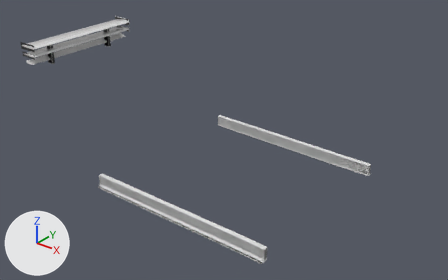
The glTF model veiculos/sketchfab/pecas/barao/barao_pecas.glb: old version first, new version second.
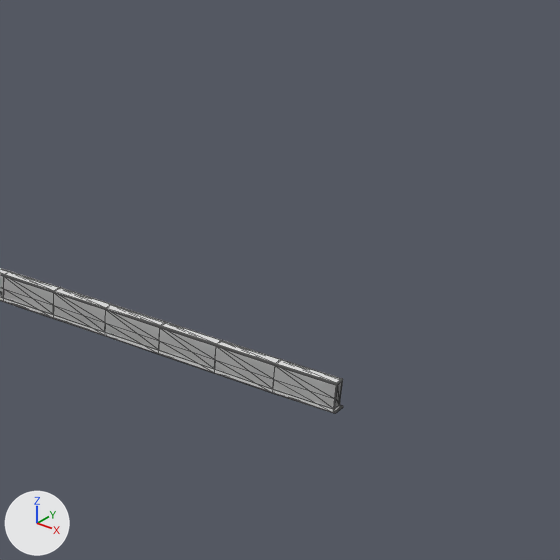
There are two pictures of each version: one whole from a 50 mm lens placed at (3.076, -4.044, 3.016), pointed at (-0.162, 0.004, 0.506), one close up on the part from 56% to 100% of the width and 11% to 81% of the height. Arrows for +X, +Y and +Z are at lower left; the lights stay in place. The older version's two pictures come first. The close-ups show mesh edges as thin lines.

The first close-up shows 'saia__esportiva', 'saia__lisa'.
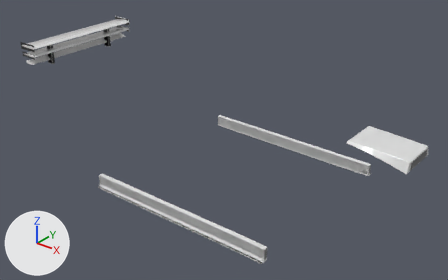
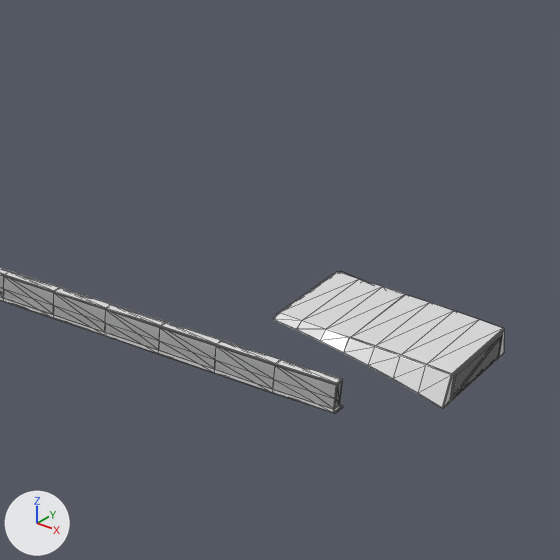
Where the change shows, as pixel boxes [x1, y1, x2, y2] in the close-ups (560 x 560 px):
'hood__tomada', added
    after: [273, 271, 505, 408]
    faces in mat_pintura (white #e7e7e7): [273, 271, 505, 408]
    faces in mat_chassi (black #2c2c2d): [453, 335, 503, 398]

The change, as a list of edits to the scene's bpy script:
```text
Add me_hood__tomada:
    me_hood__tomada.from_pydata(...)  # 170 vertices, 332 faces; spans x 1.172..1.669, y -0.199..0.199, z 0.862..0.972
    # faces by material slot: [320, 12]
    me_hood__tomada.materials.append(mat_pintura)  # white #e7e7e7
    me_hood__tomada.materials.append(mat_chassi)  # black #2c2c2d
Add ob_hood__tomada:
    ob_hood__tomada = bpy.data.objects.new('hood__tomada', me_hood__tomada)
    ob_hood__tomada.location = (0.0, 0.0, 0.0)
```
